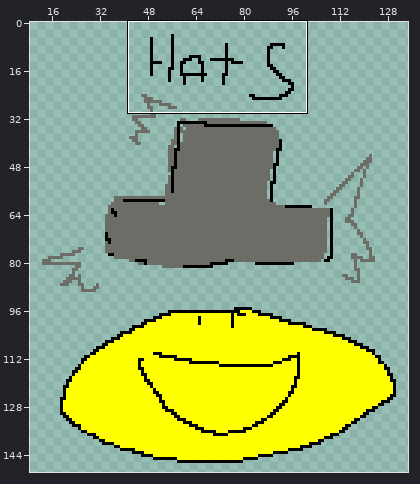
Two versions of one pixel-art file, hatchanger.aseprite. Above: a wide view before the commit, with the close-up outlined.
Close-up. Before the edit:
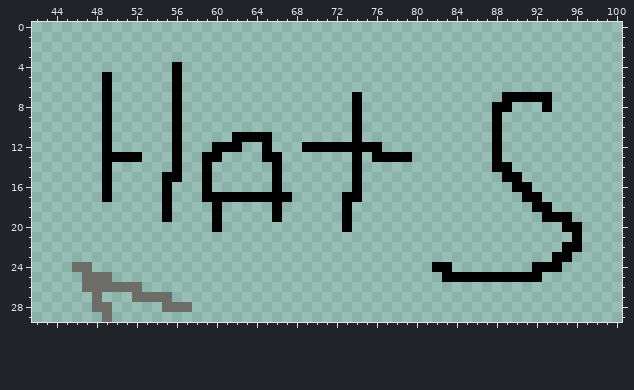
150x150 pixels, 1 frame. Shown: x 42..100, y 0..29. The wide view leaves out empty margins.
Once edited:
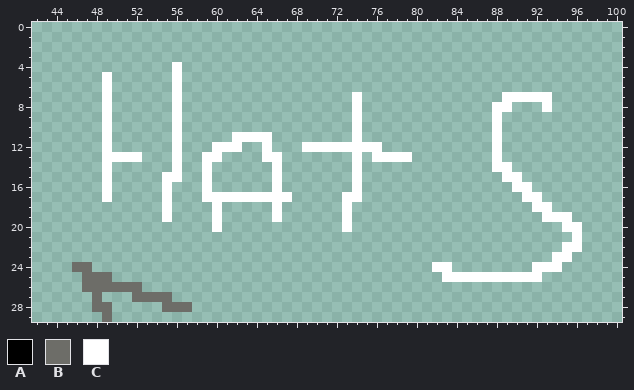
Palette (. is transparent): A #000000  B #6d6d68  C #ffffff
The exact change:
Layer "Layer 4":
y 4: x 56 A -> C
y 5..6: x 49 A -> C; x 56 A -> C
y 7: x 49 A -> C; x 56 A -> C; x 74 A -> C; x 89..93 AAAAA -> CCCCC
y 8: x 49 A -> C; x 56 A -> C; x 74 A -> C; x 88..89 AA -> CC; x 93 A -> C
y 9..10: x 49 A -> C; x 56 A -> C; x 74 A -> C; x 88 A -> C
y 11: x 49 A -> C; x 56 A -> C; x 62..65 AAAA -> CCCC; x 74 A -> C; x 88 A -> C
y 12: x 49 A -> C; x 56 A -> C; x 60..62 AAA -> CCC; x 65 A -> C; x 69..76 AAAAAAAA -> CCCCCCCC; x 88 A -> C
y 13: x 49..52 AAAA -> CCCC; x 56 A -> C; x 59..60 AA -> CC; x 65..66 AA -> CC; x 74 A -> C; x 76..79 AAAA -> CCCC; x 88 A -> C
y 14: x 49 A -> C; x 56 A -> C; x 59 A -> C; x 66 A -> C; x 74 A -> C; x 88..89 AA -> CC
y 15: x 49 A -> C; x 55..56 AA -> CC; x 59 A -> C; x 66 A -> C; x 74 A -> C; x 89..90 AA -> CC
y 16: x 49 A -> C; x 55 A -> C; x 59 A -> C; x 66 A -> C; x 74 A -> C; x 90..91 AA -> CC
y 17: x 49 A -> C; x 55 A -> C; x 59..67 AAAAAAAAA -> CCCCCCCCC; x 73..74 AA -> CC; x 91..92 AA -> CC
y 18: x 55 A -> C; x 60 A -> C; x 66 A -> C; x 73 A -> C; x 92..93 AA -> CC
y 19: x 55 A -> C; x 60 A -> C; x 66 A -> C; x 73 A -> C; x 93..95 AAA -> CCC
y 20: x 60 A -> C; x 73 A -> C; x 95..96 AA -> CC
y 21: x 96 A -> C
y 22: x 95..96 AA -> CC
y 23: x 94..95 AA -> CC
y 24: x 82..83 AA -> CC; x 92..94 AAA -> CCC
y 25: x 83..92 AAAAAAAAAA -> CCCCCCCCCC
Where, in picture pixels (left, top, right, bottom), the same in both close-ups:
changed: (102, 62, 412, 232)
changed: (432, 92, 582, 282)
